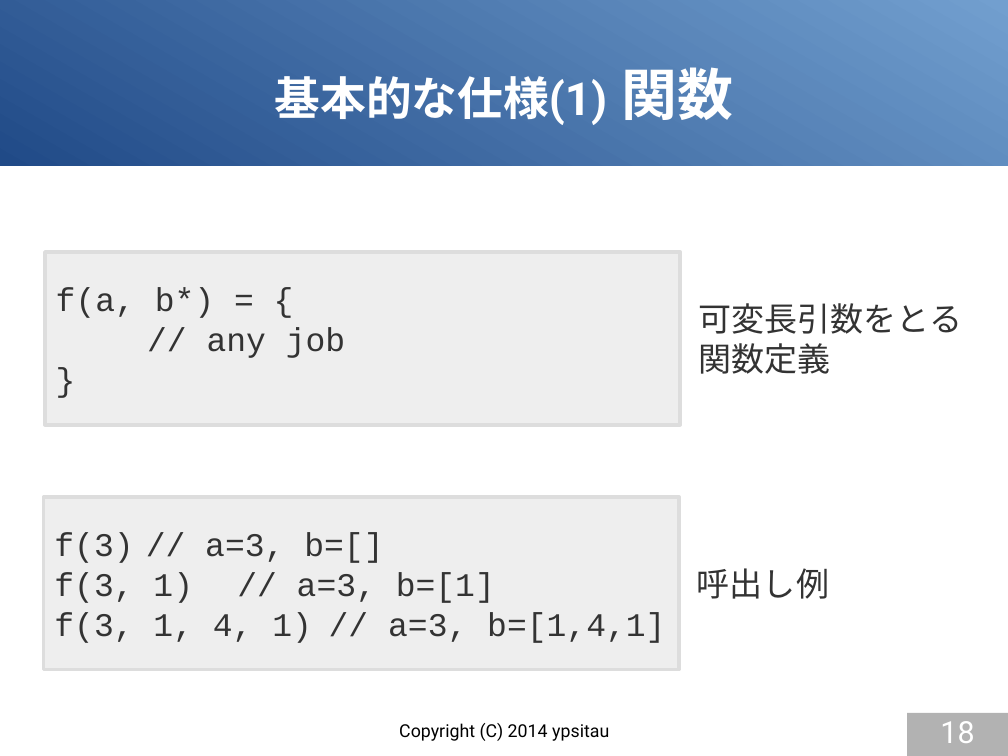
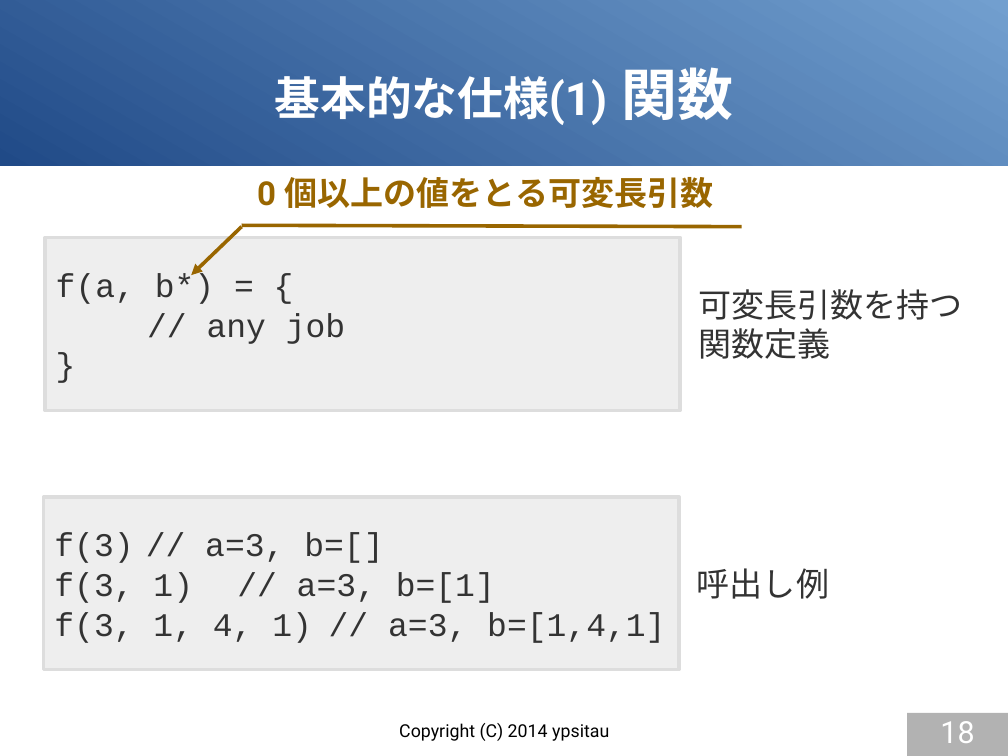
Before and after one commit to gura-lang/gura-doc, a slide deck: slide 18 of presentation/gura-introduction.odp. Drawn at 1008x756 pixels with LibreOffice and Linux fonts; fonts in the diff are those of the drawing. Boxes give left, top, right and bottom in pixels: in the first picture for what was removed or moved away, otherwise in the second. Text is boxed around its words. In the diff, an @@ line names an element or a change of style, - is before the commit and + after.

```diff
--- a/presentation/gura-introduction.odp
+++ b/presentation/gura-introduction.odp
@@ text added at [257, 177, 713, 208], 26 pt, text #996600, bold @@
+0 個以上の値をとる可変長引数
@@ rectangle "f(a, b*) = {": place and size @@
-rectangle "f(a, b*) = {" at [45, 252, 681, 425]
+rectangle "f(a, b*) = {" at [45, 238, 681, 411]
@@ arrow added from (241, 227) to (191, 275), #996600 2.83 pt @@
@@ line added from (241, 225) to (742, 227), #996600 2.83 pt @@
@@ text "可変長引数を持つ": place and size @@
-text "可変長引数を持つ" at [698, 303, 962, 374]
+text "可変長引数を持つ" at [698, 289, 962, 359]
@@ text at [698, 289, 962, 320]: text changed @@
-可変長引数をとる
+可変長引数を持つ
```
Also in this commit, not shown: 9 other slides changed, 5 slides added.
